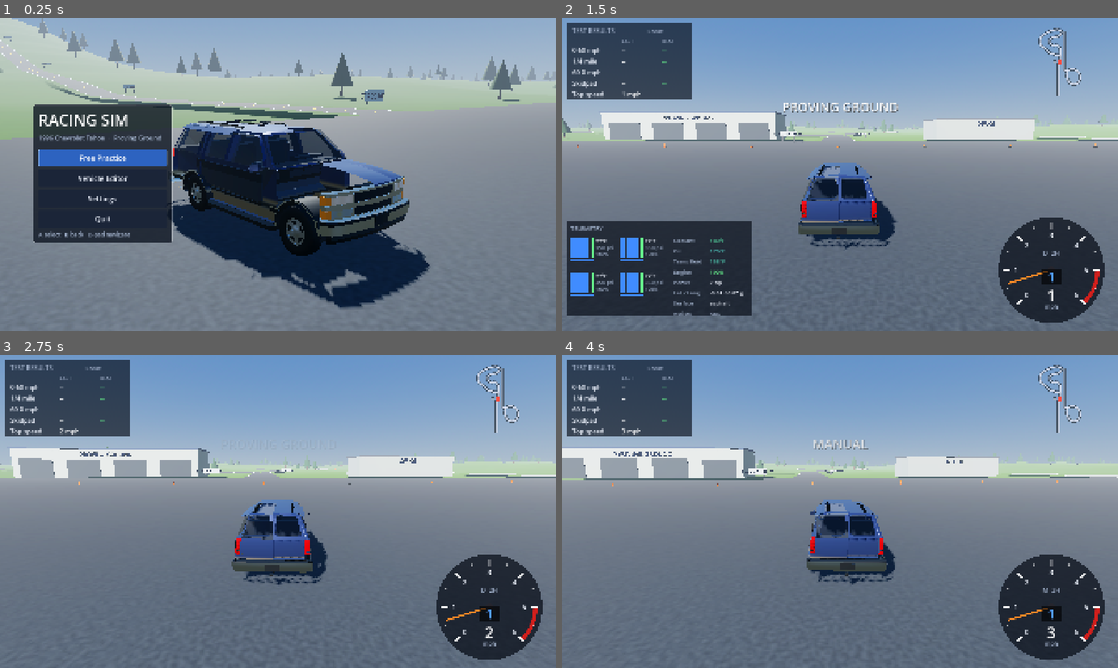
Above: before the commit, frames 1-4 (two rows, left to right).
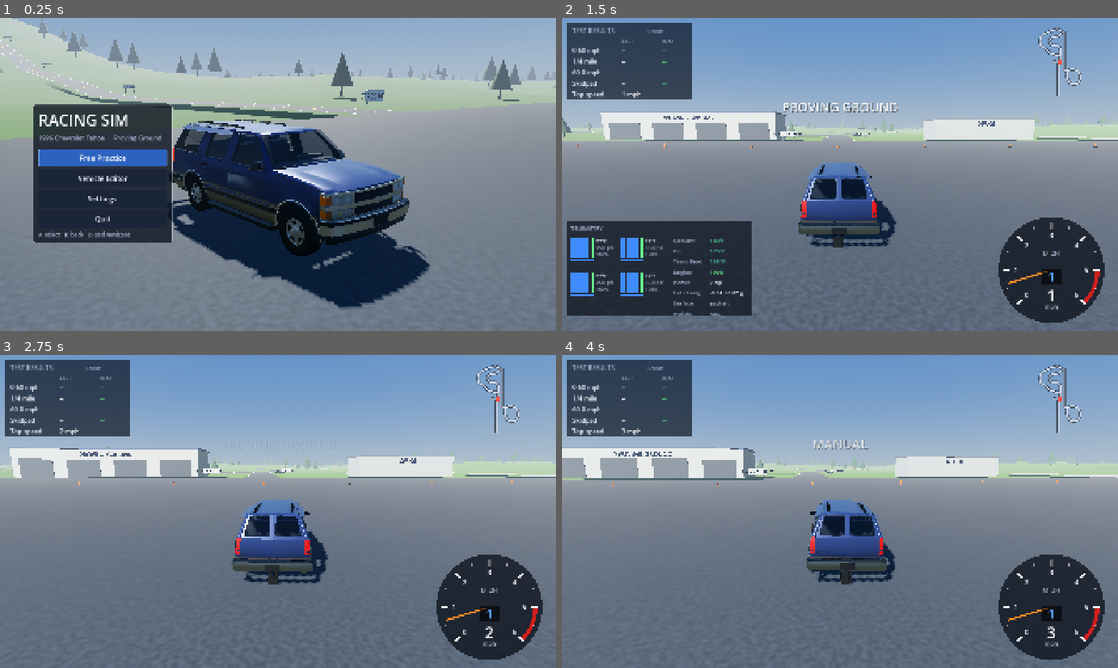
Above: after the commit, the same moments.

Repository: Beefnasty96/Thor-race-sim
Game: Godot game, scene res://scenes/main.tscn
Two runs of this game, one before a commit and one after it. Both use one fixed random seed, a clock stepped at 60 frames per second and the inputs below.
Inputs (mouse positions are in pixels of both pictures, inside the frame that each line leads up to):
- Up to frame 1 (0.25 s): no input
- Up to frame 2 (1.5 s): tap Enter (ui_accept) at 0.5, 0.77 s; move the mouse to (962, 158) at 0.52 s; hold D (steer_right) 0.53-1.25 s; hold C (camera) 0.53-1.25 s; click (962, 158) at 0.67 s; drag from (728, 190) to (812, 237) at 1.27 s
- Up to frame 3 (2.75 s): move the mouse to (333, 442) at 2.02 s; hold D (steer_right) from 2.03 s (still down); hold T (telemetry) from 2.03 s (still down)
- Up to frame 4 (4 s): release D (steer_right) at 2.75 s; release T (telemetry) at 2.75 s; drag from (812, 574) to (673, 464) at 2.77 s; move the mouse to (1006, 558) at 3.52 s; hold A (steer_left) from 3.53 s (still down); hold M (trans_mode) from 3.53 s (still down); tap Enter (ui_accept) at 3.77 s

The runs differ from the first frame. In frame 1, 4.3% of the frame differs, in the area x 30-77%, y 32-89%; in frame 2, 0.8%; in frame 3, 0.8%; in frame 4, 0.8%.

Commit message:
GT3-style Tahoe: 3.5k-tri baked body shell (detail/paint mask/AO textures, baked-body shader); glass, wheels, moldings, interior stay real parts; moving suspension (SLA front, solid axle + leaves rear) and underside (frame, crossmembers, trans/t-case, exhaust, tank); bumper end caps
Co-Authored-By: Claude Opus 5.5 <noreply@anthropic.com>
Claude-Session: https://claude.ai/code/session_01QXqqGxjNxHwcdJcwNd6LqW

Diff:
--- a/assets/cars/tahoe_1996/model_info.json
+++ b/assets/cars/tahoe_1996/model_info.json
@@ -47,6 +47,12 @@
       -0.2989
     ]
   },
-  "triangles": 8817,
-  "body_drop": -0.0283
+  "triangles": 8981,
+  "body_drop": -0.0283,
+  "baked": {
+    "detail": "body_detail.png",
+    "mask": "body_mask.png",
+    "size": 1024
+  },
+  "triangles_body_shell": 3499
 }
--- /dev/null
+++ b/assets/shaders/body_baked.gdshader
@@ -0,0 +1,59 @@
+// GT3-style baked body: a low-poly shell whose detail lives in textures.
+//   detail_tex : baked albedo of everything that isn't paint (paint = white)
+//   mask_tex   : R paint, G chrome/bright metal, B tail lamp, A ambient occlusion
+// Paint colour + GMT400 two-tone (lower colour, black band, chrome pinstripes)
+// are applied here so any paint scheme works with the same bake.
+shader_type spatial;
+render_mode cull_disabled;
+
+uniform sampler2D detail_tex : source_color, filter_linear_mipmap, repeat_disable;
+uniform sampler2D mask_tex : filter_linear_mipmap, repeat_disable;
+uniform vec3 body_color : source_color = vec3(0.2, 0.25, 0.45);
+uniform vec3 lower_color : source_color = vec3(0.62, 0.52, 0.40);
+uniform vec3 band_color : source_color = vec3(0.12, 0.12, 0.13);
+uniform float body_metallic = 0.5;
+uniform float lower_metallic = 0.5;
+uniform bool two_tone = true;
+uniform float brake = 0.0;
+uniform float ao_strength = 0.85;
+
+varying vec3 mpos;
+varying vec3 mnrm;
+
+void vertex() {
+	mpos = VERTEX;
+	mnrm = NORMAL;
+}
+
+float edge(float y, float h) {
+	float w = max(fwidth(y), 0.0005);
+	return smoothstep(h - w, h + w, y);
+}
+
+void fragment() {
+	vec3 detail = texture(detail_tex, UV).rgb;
+	vec4 mk = texture(mask_tex, UV);
+	// paint, with the two-tone on the sides
+	vec3 pc = body_color; float pm = body_metallic; float pr = 0.28;
+	float side = 1.0 - smoothstep(0.55, 0.7, abs(normalize(mnrm).y));
+	if (two_tone && side > 0.0) {
+		float y = mpos.y;
+		vec3 c = lower_color; float m = lower_metallic; float r = 0.30;
+		float e1 = edge(y, 0.58);  c = mix(c, vec3(0.86), e1); m = mix(m, 1.0, e1); r = mix(r, 0.12, e1);
+		float e2 = edge(y, 0.588); c = mix(c, band_color, e2); m = mix(m, 0.2, e2); r = mix(r, 0.45, e2);
+		float e3 = edge(y, 0.682); c = mix(c, vec3(0.86), e3); m = mix(m, 1.0, e3); r = mix(r, 0.12, e3);
+		float e4 = edge(y, 0.69);  c = mix(c, lower_color, e4); m = mix(m, lower_metallic, e4); r = mix(r, 0.30, e4);
+		float e5 = edge(y, 0.75);  c = mix(c, body_color, e5); m = mix(m, body_metallic, e5); r = mix(r, 0.28, e5);
+		pc = mix(pc, c, side); pm = mix(pm, m, side); pr = mix(pr, r, side);
+	}
+	float paint = mk.r;
+	float chrome = mk.g * (1.0 - paint);
+	float ao = mix(1.0, mk.a, ao_strength);
+	vec3 col = mix(detail, pc, paint);
+	ALBEDO = col * ao;
+	METALLIC = mix(mix(0.0, 1.0, chrome), pm, paint);
+	ROUGHNESS = mix(mix(0.55, 0.12, chrome), pr, paint);
+	CLEARCOAT = paint;
+	CLEARCOAT_ROUGHNESS = 0.06;
+	EMISSION = vec3(1.0, 0.06, 0.02) * mk.b * (0.25 + 2.5 * brake) * ao;
+}
--- a/scripts/tests/screenshot_driver.gd
+++ b/scripts/tests/screenshot_driver.gd
@@ -104,11 +104,18 @@
 				cam.current = true
 		9:
 			var cam: Camera3D = main.car.get_node("TireCam")
-			cam.look_at(main.car.to_global(Vector3(-0.8, 0.35, -1.5)))
+			if not has_meta("flat_done"):
+				cam.look_at(main.car.to_global(Vector3(-0.8, 0.35, -1.5)))
 			if t > 2.5 and not has_meta("tire_ok"):
 				set_meta("tire_ok", true)
 				_shot("11a_tire_inflated")
 				main.car.wheels[0].tire.puncture()
-			if t > 6.5:
+			if t > 6.5 and not has_meta("flat_done"):
+				set_meta("flat_done", true)
 				_shot("11b_tire_flat")
+				cam.position = Vector3(-2.4, 0.09, 0.4)
+			if has_meta("flat_done"):
+				cam.look_at(main.car.to_global(Vector3(0.2, 0.42, -0.2)))
+			if t > 7.5:
+				_shot("11c_underside")
 				get_tree().quit()
--- a/scripts/vehicle/car_model.gd
+++ b/scripts/vehicle/car_model.gd
@@ -19,6 +19,11 @@
 var body_drop := 0.0
 var _paint_mat: ShaderMaterial
 const PAINT_SHADER := preload("res://assets/shaders/body_paint.gdshader")
+const BAKED_SHADER := preload("res://assets/shaders/body_baked.gdshader")
+var _model_dir := ""
+var _baked := false
+var _susp := {}                      # suspension part name -> MeshInstance3D
+var _susp_mat: StandardMaterial3D
 var _lower_mat: StandardMaterial3D
 var _tail_mats: Array[StandardMaterial3D] = []
 var _steering: Node3D
@@ -46,6 +51,7 @@
 		var e: Array = info.get("driver_eye", [-0.38, 1.46, 0.38])
 		body_drop = float(info.get("body_drop", 0.0))
 		driver_eye = Vector3(e[0], e[1] + body_drop, e[2])
+	_model_dir = dir
 	var body_scene: PackedScene = load(dir + "/tahoe_body.glb")
 	var body := body_scene.instantiate()
 	body.position.y = body_drop          # seat the body over the factory-size tyres
@@ -66,6 +72,7 @@
 		wheel_nodes.append(wn)
 		_setup_tire(inst)
 	_build_gauges()
+	_build_suspension()
 	set_paint(paint)
 
 ## Duplicate the shared materials we animate/recolour so each car owns them.
@@ -77,7 +84,16 @@
 			if mat == null:
 				continue
 			var n := mat.resource_name
-			if n == "Paint":
+			if n == "BakedBody":
+				if _paint_mat == null:
+					_paint_mat = ShaderMaterial.new()
+					_paint_mat.shader = BAKED_SHADER
+					var bk: Dictionary = info.get("baked", {})
+					_paint_mat.set_shader_parameter("detail_tex", load(_model_dir + "/" + bk.get("detail", "body_detail.png")))
+					_paint_mat.set_shader_parameter("mask_tex", load(_model_dir + "/" + bk.get("mask", "body_mask.png")))
+					_baked = true
+				m.set_surface_override_material(s, _paint_mat)
+			elif n == "Paint":
 				if _paint_mat == null:
 					_paint_mat = ShaderMaterial.new()
 					_paint_mat.shader = PAINT_SHADER
@@ -257,3 +273,178 @@
 	var brake := car.in_brake > 0.05
 	for t in _tail_mats:
 		t.emission_energy_multiplier = 2.5 if brake else 0.35
+	if _baked:
+		_paint_mat.set_shader_parameter("brake", 1.0 if brake else 0.0)
+	_update_suspension()
+
+
+# ---------------------------------------------------------------- suspension
+# Independent moving parts, rebuilt from the wheel positions every frame:
+#  front: SLA control arms, knuckles, tie rods, shocks, torsion bars, and the
+#         4WD front diff + half-shafts + front driveshaft
+#  rear:  solid axle + diff, 2-stage leaf springs, shocks, rear driveshaft
+#  chassis: frame rails, transmission / transfer case
+const _BOX := 0
+const _CYL := 1
+
+func _part(name: String, kind: int, radius := 0.03, size := Vector2(0.05, 0.05), mat: Material = null) -> MeshInstance3D:
+	var mi := MeshInstance3D.new()
+	mi.name = name
+	if kind == _BOX:
+		var bm := BoxMesh.new()
+		bm.size = Vector3(size.x, 1.0, size.y)       # length along local Y
+		mi.mesh = bm
+	else:
+		var cm := CylinderMesh.new()
+		cm.top_radius = radius
+		cm.bottom_radius = radius
+		cm.height = 1.0
+		cm.radial_segments = 8
+		cm.rings = 1
+		mi.mesh = cm
+	mi.material_override = mat if mat else _susp_mat
+	mi.cast_shadow = GeometryInstance3D.SHADOW_CASTING_SETTING_OFF
+	add_child(mi)
+	_susp[name] = mi
+	return mi
+
+## Stretch a unit-length part between two points (local Y = a -> b).
+func _span(name: String, a: Vector3, b: Vector3, up := Vector3.UP) -> void:
+	var mi: MeshInstance3D = _susp.get(name)
+	if mi == null:
+		return
+	var d := b - a
+	var L := d.length()
+	if L < 0.001:
+		return
+	var y := d / L
+	var x := up.cross(y)
+	if x.length() < 0.01:
+		x = Vector3.FORWARD.cross(y)
+	x = x.normalized()
+	var z := x.cross(y)
+	mi.transform = Transform3D(Basis(x, y * L, z), (a + b) * 0.5)
+
+func _build_suspension() -> void:
+	_susp.clear()
+	_susp_mat = StandardMaterial3D.new()
+	_susp_mat.albedo_color = Color(0.07, 0.07, 0.075)
+	_susp_mat.roughness = 0.7
+	_susp_mat.metallic = 0.3
+	for sd in ["L", "R"]:
+		_part("lca_" + sd, _BOX, 0.0, Vector2(0.06, 0.20))
+		_part("uca_" + sd, _BOX, 0.0, Vector2(0.05, 0.14))
+		_part("knuckle_" + sd, _BOX, 0.0, Vector2(0.06, 0.08))
+		_part("tierod_" + sd, _CYL, 0.012)
+		_part("fshock_" + sd, _CYL, 0.024)
+		_part("torsion_" + sd, _CYL, 0.015)
+		_part("halfshaft_" + sd, _CYL, 0.03)
+		_part("leaf_f_" + sd, _BOX, 0.0, Vector2(0.065, 0.05))
+		_part("leaf_r_" + sd, _BOX, 0.0, Vector2(0.065, 0.04))
+		_part("rshock_" + sd, _CYL, 0.024)
+		_part("rail_" + sd, _BOX, 0.0, Vector2(0.06, 0.14))
+	_part("axle", _CYL, 0.045)
+	_part("rdiff", _BOX, 0.0, Vector2(0.28, 0.26))
+	_part("fdiff", _BOX, 0.0, Vector2(0.26, 0.22))
+	_part("rdriveshaft", _CYL, 0.04)
+	_part("fdriveshaft", _CYL, 0.03)
+	_part("trans", _BOX, 0.0, Vector2(0.32, 0.28))
+	# ---- underside, after a photo of a GMT400 Tahoe from below
+	var alu := StandardMaterial3D.new()          # 4L60-E pan / transfer case
+	alu.albedo_color = Color(0.62, 0.62, 0.6)
+	alu.metallic = 0.85
+	alu.roughness = 0.4
+	var steel := StandardMaterial3D.new()        # exhaust pipe
+	steel.albedo_color = Color(0.42, 0.40, 0.38)
+	steel.metallic = 0.8
+	steel.roughness = 0.5
+	var cat := StandardMaterial3D.new()          # heat-coloured converter / muffler shells
+	cat.albedo_color = Color(0.58, 0.47, 0.32)
+	cat.metallic = 0.7
+	cat.roughness = 0.45
+	for k in ["xm_front", "xm_torsion", "xm_trans", "xm_rear_a", "xm_rear_b", "xm_rear_end"]:
+		_part(k, _BOX, 0.0, Vector2(0.18, 0.09))
+	_part("oilpan", _BOX, 0.0, Vector2(0.30, 0.14))
+	_part("transpan", _BOX, 0.0, Vector2(0.30, 0.06), alu)
+	_part("tcase", _BOX, 0.0, Vector2(0.30, 0.24), alu)
+	_part("tank", _BOX, 0.0, Vector2(0.78, 0.24))
+	for k in ["ex_l1", "ex_l2", "ex_r1", "ex_r2", "ex_mid", "ex_tail1", "ex_tail2", "ex_tail3"]:
+		_part(k, _CYL, 0.028, Vector2.ZERO, steel)
+	_part("converter", _CYL, 0.075, Vector2.ZERO, cat)
+	_part("muffler", _CYL, 0.11, Vector2.ZERO, cat)
+
+func _update_suspension() -> void:
+	if _susp.is_empty() or wheel_nodes.size() < 4:
+		return
+	var four := car.drivetrain == "4wd"
+	for k in ["halfshaft_L", "halfshaft_R", "fdiff", "fdriveshaft"]:
+		_susp[k].visible = four
+	var fy := 0.47 + body_drop                  # frame rail centre height
+	# ---- front independent suspension
+	for i in 2:
+		var h: Vector3 = wheel_nodes[i].position
+		var st: float = wheel_nodes[i].rotation.y
+		var s := signf(h.x)
+		var sd := "L" if s < 0.0 else "R"
+		var rot := Basis(Vector3.UP, st)
+		var bl := h + Vector3(-s * 0.13, -0.11, 0.0)            # lower ball joint
+		var bu := h + Vector3(-s * 0.16, 0.17, 0.02)            # upper ball joint
+		var pl := Vector3(s * 0.40, fy - 0.10, h.z)             # lower arm frame pivot
+		var pu := Vector3(s * 0.47, fy + 0.16, h.z + 0.03)      # upper arm frame pivot
+		_span("lca_" + sd, pl, bl)
+		_span("uca_" + sd, pu, bu)
+		var kc := h + Vector3(-s * 0.13, 0.03, 0.0)
+		_span("knuckle_" + sd, kc + Vector3(0, -0.15, 0), kc + Vector3(0, 0.15, 0), rot * Vector3.FORWARD)
+		_span("tierod_" + sd, Vector3(s * 0.30, fy - 0.12, h.z + 0.20), h + rot * Vector3(-s * 0.13, -0.05, 0.17))
+		_span("fshock_" + sd, (pl + bl) * 0.5 + Vector3(0, 0.03, 0.08), Vector3(s * 0.52, fy + 0.34, h.z + 0.08))
+		_span("torsion_" + sd, pl, Vector3(s * 0.40, fy - 0.08, h.z + 1.10))
+		_span("halfshaft_" + sd, Vector3(s * 0.12, h.y, h.z), h + Vector3(-s * 0.10, 0, 0))
+	var fz: float = wheel_nodes[0].position.z
+	_span("fdiff", Vector3(0.05, fy - 0.20, fz), Vector3(0.05, fy + 0.02, fz))
+	# ---- rear solid axle on leaf springs
+	var hl: Vector3 = wheel_nodes[2].position
+	var hr: Vector3 = wheel_nodes[3].position
+	var a := hl + (hr - hl).normalized() * 0.12
+	var b := hr - (hr - hl).normalized() * 0.12
+	_span("axle", a, b)
+	var mid := (hl + hr) * 0.5
+	_span("rdiff", mid + Vector3(0, -0.13, 0.02), mid + Vector3(0, 0.13, 0.02))
+	for sd in ["L", "R"]:
+		var s := -1.0 if sd == "L" else 1.0
+		var t := inverse_lerp(hl.x, hr.x, s * 0.52)
+		var seat := hl.lerp(hr, t) + Vector3(0, -0.07, 0)
+		_span("leaf_f_" + sd, Vector3(s * 0.52, fy - 0.03, seat.z - 0.72), seat)
+		_span("leaf_r_" + sd, seat, Vector3(s * 0.52, fy - 0.02, seat.z + 0.68))
+		var ts := inverse_lerp(hl.x, hr.x, s * 0.42)
+		_span("rshock_" + sd, hl.lerp(hr, ts) + Vector3(0, -0.05, 0.12), Vector3(s * 0.45, fy + 0.25, seat.z + 0.30))
+		_span("rail_" + sd, Vector3(s * 0.44, fy, -2.05), Vector3(s * 0.44, fy, 2.25), Vector3.RIGHT)
+	_span("trans", Vector3(0.0, fy + 0.02, -0.75), Vector3(0.0, fy + 0.02, 0.05), Vector3.RIGHT)
+	_susp["tcase"].visible = four
+	var rz := mid.z
+	# crossmembers (front one carries the lower control arms)
+	var X := Vector3.FORWARD
+	_span("xm_front", Vector3(-0.44, fy - 0.06, fz), Vector3(0.44, fy - 0.06, fz), X)
+	_span("xm_torsion", Vector3(-0.44, fy - 0.04, fz + 1.10), Vector3(0.44, fy - 0.04, fz + 1.10), X)
+	_span("xm_trans", Vector3(-0.44, fy - 0.05, -0.12), Vector3(0.44, fy - 0.05, -0.12), X)
+	_span("xm_rear_a", Vector3(-0.44, fy, rz - 0.80), Vector3(0.44, fy, rz - 0.80), X)
+	_span("xm_rear_b", Vector3(-0.44, fy + 0.02, rz + 0.62), Vector3(0.44, fy + 0.02, rz + 0.62), X)
+	_span("xm_rear_end", Vector3(-0.44, fy, 2.22), Vector3(0.44, fy, 2.22), X)
+	# engine oil pan, silver transmission pan, transfer case, fuel tank
+	_span("oilpan", Vector3(0.0, fy - 0.07, fz - 0.15), Vector3(0.0, fy - 0.07, fz + 0.35), Vector3.RIGHT)
+	_span("transpan", Vector3(0.0, fy - 0.15, -0.62), Vector3(0.0, fy - 0.15, -0.20), Vector3.RIGHT)
+	_span("tcase", Vector3(0.05, fy - 0.07, 0.05), Vector3(0.05, fy - 0.07, 0.38), Vector3.RIGHT)
+	_span("tank", Vector3(0.0, fy - 0.02, rz + 0.70), Vector3(0.0, fy - 0.02, rz + 1.08), Vector3.RIGHT)
+	# exhaust: dual down-pipes -> Y -> converter -> muffler -> tailpipe out the right rear
+	var ey := fy - 0.13
+	_span("ex_l1", Vector3(-0.32, fy + 0.12, fz + 0.30), Vector3(-0.22, ey, -0.78))
+	_span("ex_l2", Vector3(-0.22, ey, -0.78), Vector3(0.14, ey, -0.32))
+	_span("ex_r1", Vector3(0.32, fy + 0.12, fz + 0.30), Vector3(0.24, ey, -0.78))
+	_span("ex_r2", Vector3(0.24, ey, -0.78), Vector3(0.18, ey, -0.32))
+	_span("converter", Vector3(0.18, ey, -0.30), Vector3(0.22, ey, 0.22))
+	_span("ex_mid", Vector3(0.22, ey, 0.22), Vector3(0.32, ey + 0.03, 0.70))
+	_span("muffler", Vector3(0.33, ey + 0.04, 0.72), Vector3(0.36, ey + 0.04, 1.18))
+	_span("ex_tail1", Vector3(0.36, ey + 0.04, 1.18), Vector3(0.38, fy + 0.10, rz - 0.05))
+	_span("ex_tail2", Vector3(0.38, fy + 0.10, rz - 0.05), Vector3(0.40, fy + 0.04, rz + 0.45))
+	_span("ex_tail3", Vector3(0.40, fy + 0.04, rz + 0.45), Vector3(0.62, fy - 0.06, rz + 1.02))
+	_span("rdriveshaft", Vector3(0.0, fy - 0.03, 0.05), mid + Vector3(0, 0.0, -0.16))
+	_span("fdriveshaft", Vector3(0.06, fy - 0.05, -0.30), Vector3(0.05, fy - 0.09, fz + 0.14))
Binary file added: assets/cars/tahoe_1996/body_detail.png
Not shown, added: assets/cars/tahoe_1996/body_detail.png.import
Binary file added: assets/cars/tahoe_1996/body_mask.png
Not shown, added: assets/cars/tahoe_1996/body_mask.png.import
Binary file changed: assets/cars/tahoe_1996/tahoe_body.glb
Not shown, added: assets/shaders/body_baked.gdshader.uid
